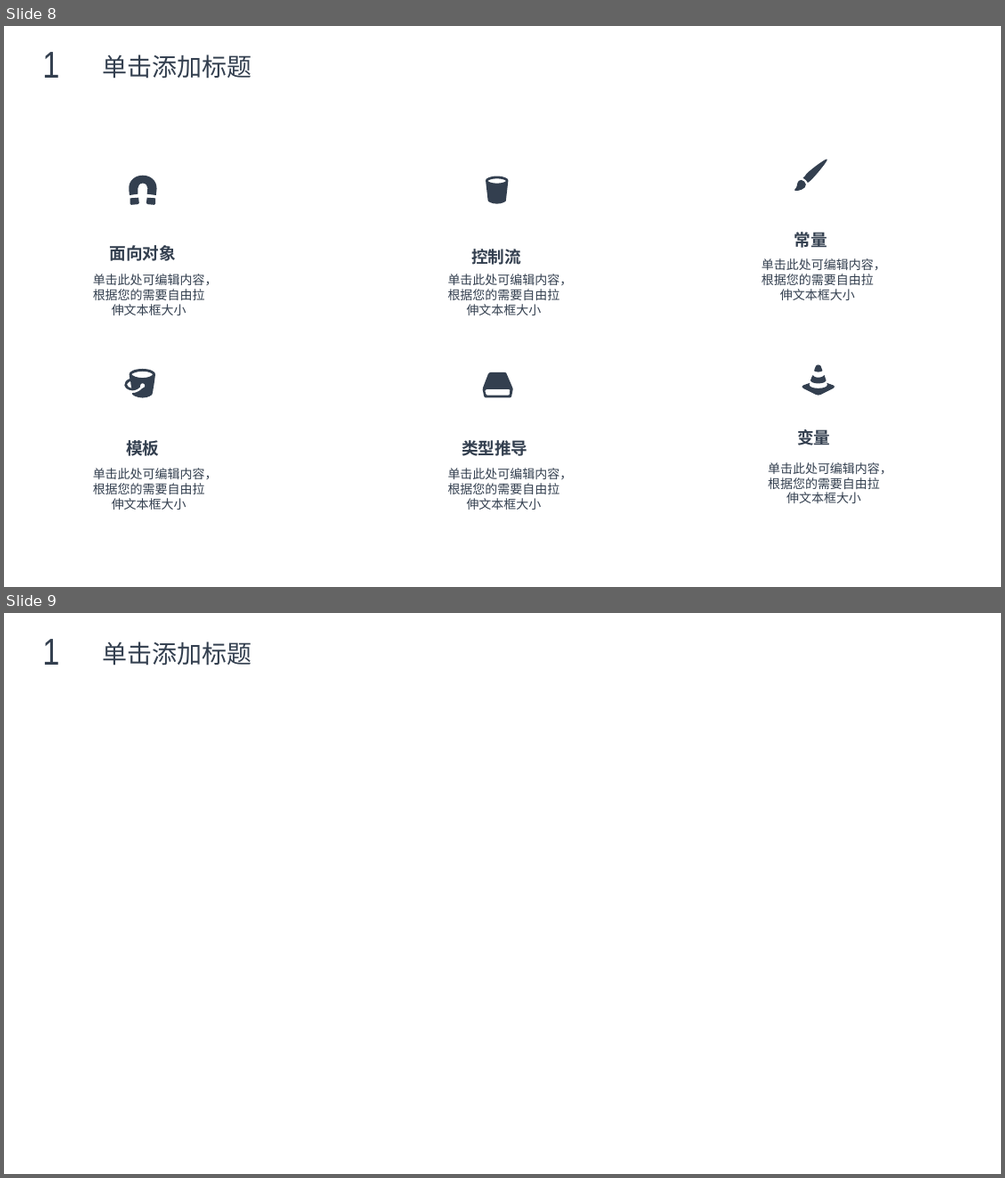
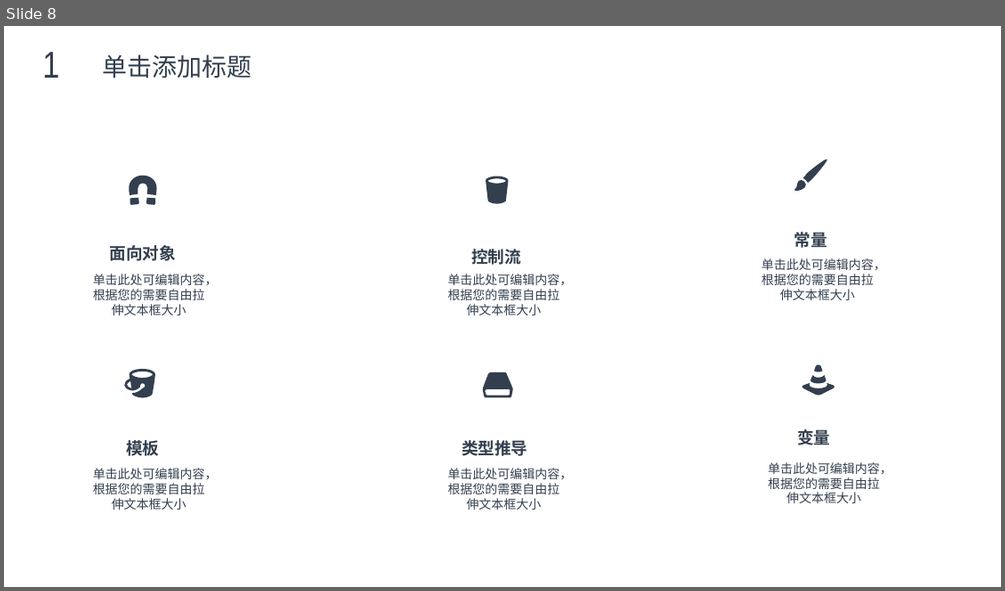
Before and after one commit to max4sharing/modern_cpp, a slide deck: C++11.pptx. Shown one above the other, each under a label of ours: slides 8 and 9 before the commit, slide 8 after it. The pictures are 1005x1178 and 1005x591 pixels, drawn with LibreOffice and Linux fonts; fonts in the diff are those of the drawing; background and template pictures are left out. Boxes give left, top, right and bottom in pixels: in the first picture for what was removed or moved away, otherwise in the second. Text is boxed around its words. In the diff, an @@ line names an element or a change of style, - is before the commit and + after.

```diff
--- a/C++11.pptx
+++ b/C++11.pptx
@@ slide 9 removed at <box>4,613,1001,1174</box>, background picture (left out) @@
@@ text removed at <box>42,639,59,665</box> @@
-1
@@ text removed at <box>102,641,251,666</box> @@
-单击添加标题
```
Also in this commit, not shown: 1 slide changed, 6 slides added.
